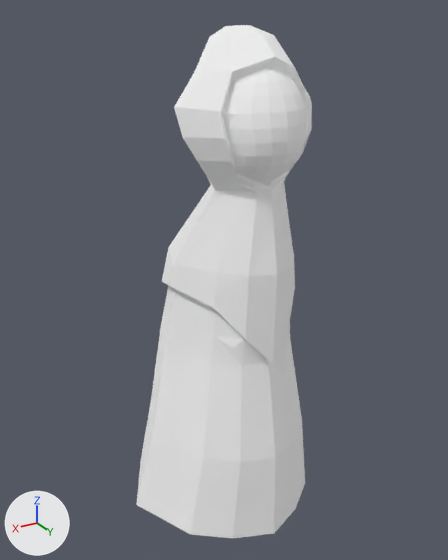
Renders of the glTF model assets/models/Moving Person.gltf from each side of a commit.
Before and after are seen from a 50 mm camera at (27.08, 5.16, 2.7) aimed at (23.94, -0.08, 0.08). The lights are fixed; the arrows at lower left show +X, +Y and +Z. The older version comes first.

In view in the first picture: 'Moving Person'.
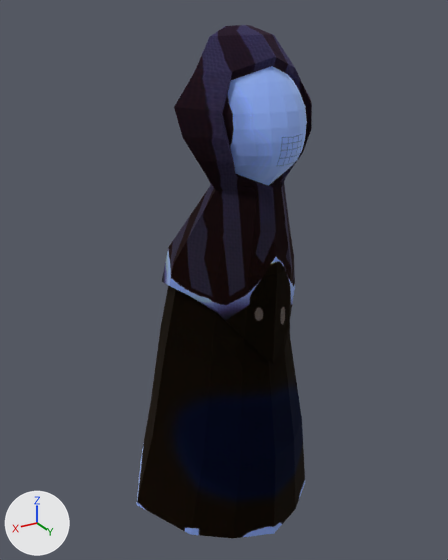
The newer file is also turned or shifted as a whole; pictures and numbers use the older file's frame.

Where the change shows, as pixel boxes [x1, y1, x2, y2] in the pictures (448 x 560 px):
'Moving Person', surface changed (darker)
    both: [136, 25, 312, 539]

What changed in the scene script:
```text
Add img_villager_png:
    img_villager_png = load_image('villager.png', '../textures/villager.png', 1024, 1024, 'sRGB')
Change mat_villager:
    remove mat_villager.base_color = (1.0, 1.0, 1.0)  # white #ffffff
    add mat_villager.texture = img_villager_png
```
